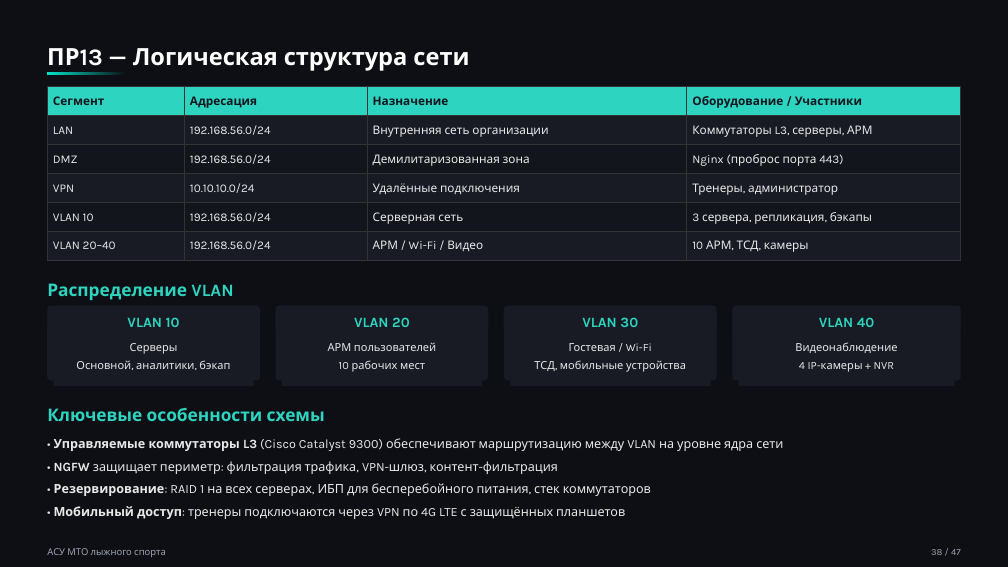
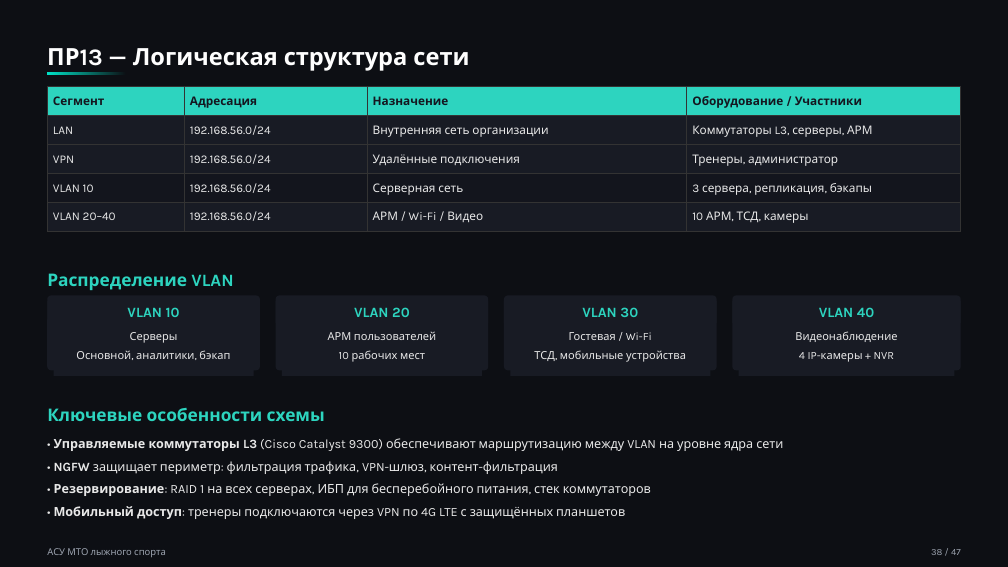
Before and after one commit to n1kpavlov/RTU_MIREA_software_engineering, a slide deck: slide 38 of 6_semester/Автоматизированные системы управления элементами промышленных и административных объектов/ПР16/АСУ для обеспечения инвентарем лыжного спорта.pptx. Drawn at 1008x567 pixels with LibreOffice and Linux fonts; fonts in the diff are those of the drawing. Boxes give left, top, right and bottom in pixels: in the first picture for what was removed or moved away, otherwise in the second. Text is boxed around its words. In the diff, an @@ line names an element or a change of style, - is before the commit and + after.

```diff
--- a/6_semester/Автоматизированные системы управления элементами промышленных и административных объектов/ПР16/АСУ для обеспечения инвентарем лыжного спорта.pptx
+++ b/6_semester/Автоматизированные системы управления элементами промышленных и административных объектов/ПР16/АСУ для обеспечения инвентарем лыжного спорта.pptx
@@ table at bbox=[47, 87, 960, 231] @@
-row 3: DMZ | 192.168.56.0/24 | Демилитаризованная зона | Nginx (проброс порта 443)
-row 4: VPN | 10.10.10.0/24 | Удалённые подключения | Тренеры, администратор
+row 3: VPN | 192.168.56.0/24 | Удалённые подключения | Тренеры, администратор
@@ 5 texts, 4 rectangles, 4 rounded rectangles: place and size @@
-5 texts, 4 rectangles, 4 rounded rectangles at bbox=[47, 283, 961, 386]
+5 texts, 4 rectangles, 4 rounded rectangles at bbox=[47, 273, 961, 375]
```
Also in this commit, not shown: 2 other slides changed, 4 other files.
